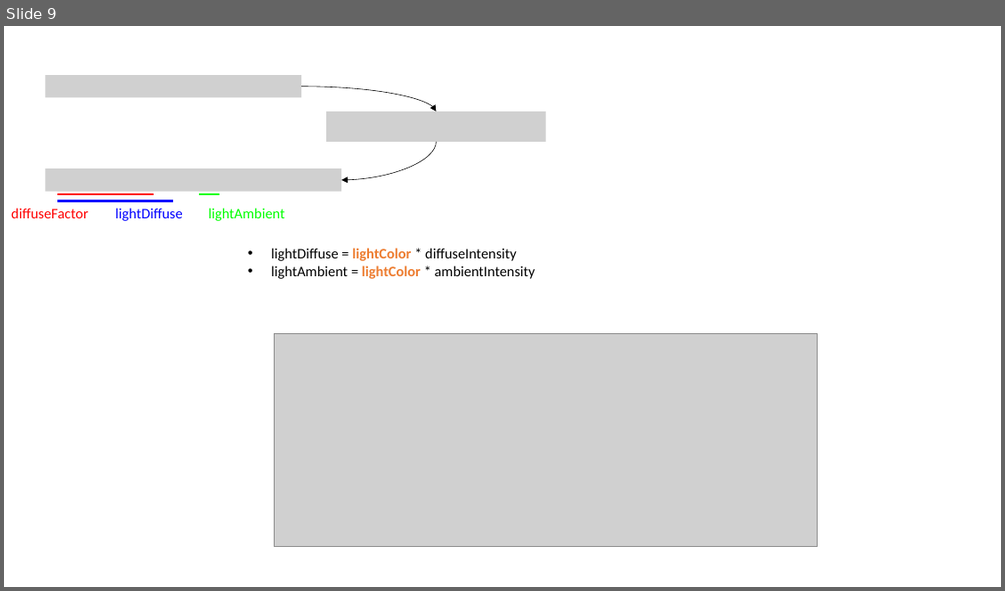
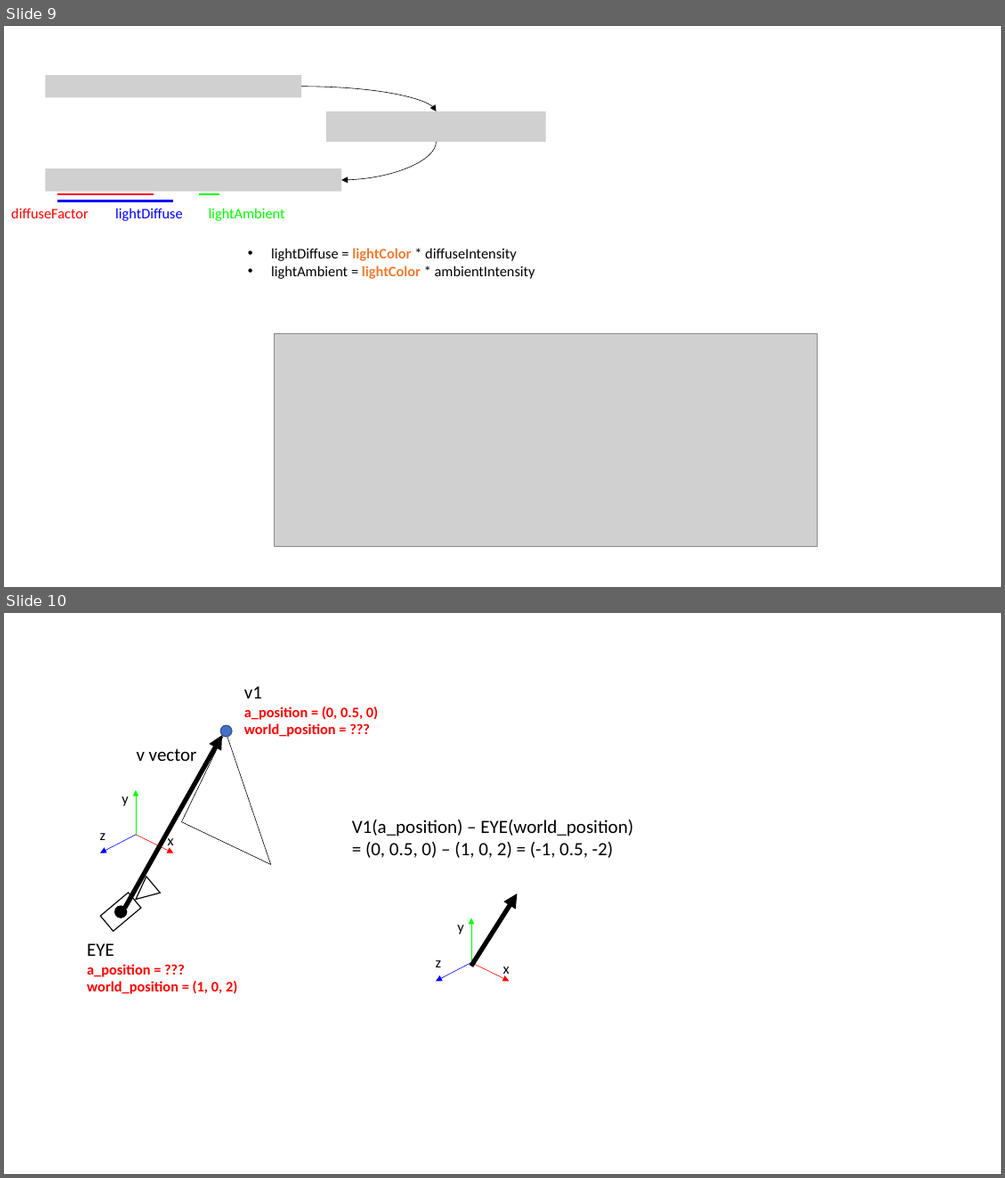
Before and after one commit to diskhkme/GL_Practice_Document, a slide deck: docs/tutorial-opengl/assets/figures.pptx. Shown one above the other, each under a label of ours: slide 9 before the commit, slides 9 and 10 after it. The pictures are 1005x591 and 1005x1178 pixels, drawn with LibreOffice and Linux fonts; fonts in the diff are those of the drawing; grey boxes stand for pictures; background and template pictures are left out. Boxes give left, top, right and bottom in pixels: in the first picture for what was removed or moved away, otherwise in the second. Text is boxed around its words. In the diff, an @@ line names an element or a change of style, - is before the commit and + after.

```diff
--- a/docs/tutorial-opengl/assets/figures.pptx
+++ b/docs/tutorial-opengl/assets/figures.pptx
@@ slide 10 added at (4,613,1001,1174), background #FFFFFF @@
@@ group added at (87,686,633,994): 10 texts, 8 arrows, 3 lines, 2 ellipses, 1 rectangle, 1 triangle @@
+x
+y
+z
+EYE
+a_position = ???
+world_position = (1, 0, 2)
+v1
+a_position = (0, 0.5, 0)
+world_position = ???
+V1(a_position) – EYE(world_position)
+= (0, 0.5, 0) – (1, 0, 2) = (-1, 0.5, -2)
+v vector
+x
+y
+z
```
Also in this commit, not shown: 44 other files.
